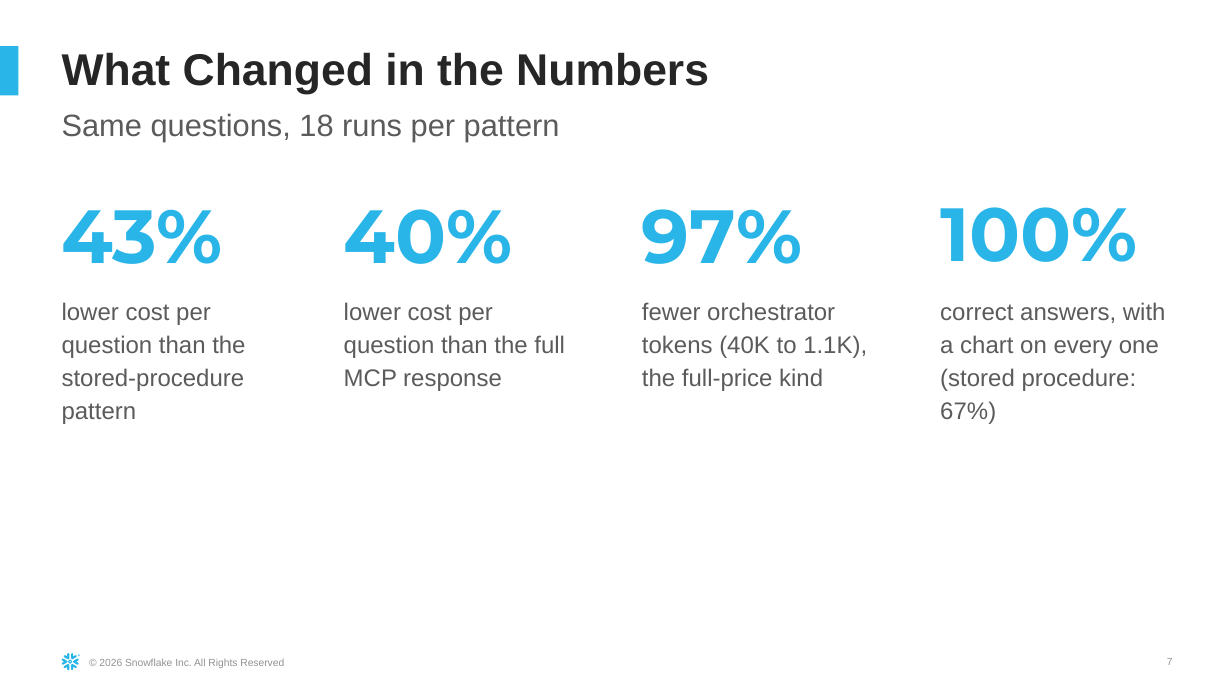
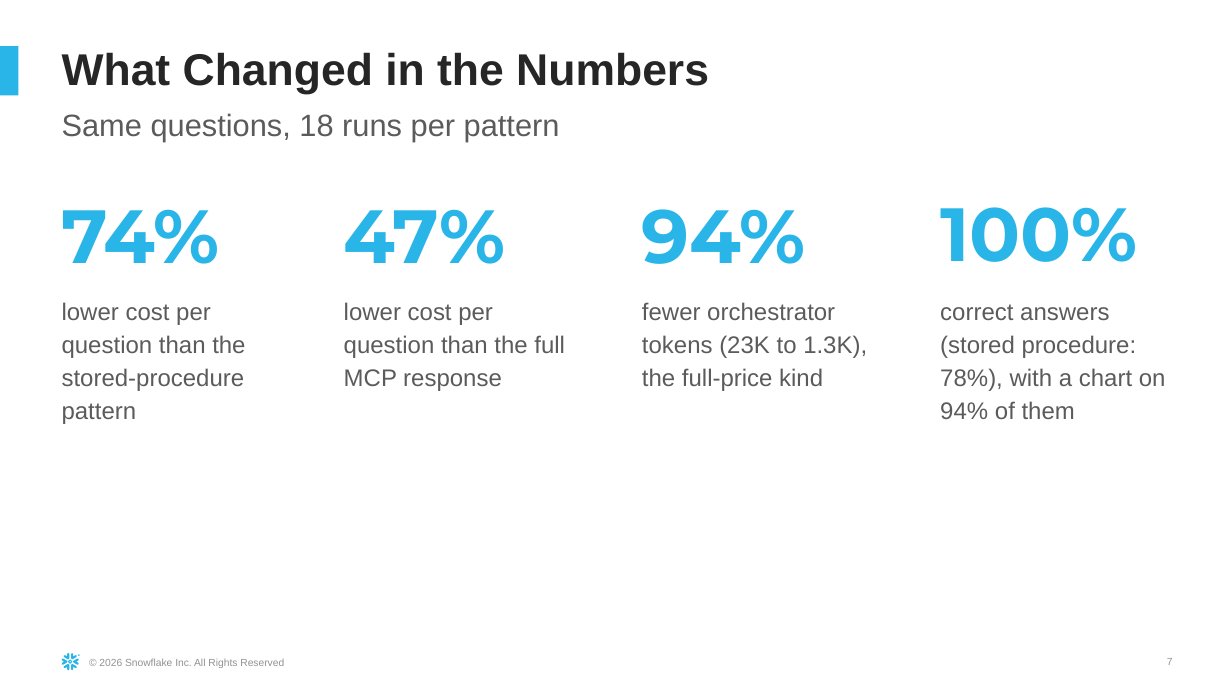
Before and after one commit to sfc-gh-hmassa/cortex-multi-agent-mcp, a slide deck: slide 7 of docs/Multi-Agent_on_Cortex_Agents.pptx. Drawn at 1232x693 pixels with LibreOffice and Linux fonts; fonts in the diff are those of the drawing. Boxes give left, top, right and bottom in pixels: in the first picture for what was removed or moved away, otherwise in the second. Text is boxed around its words. In the diff, an @@ line names an element or a change of style, - is before the commit and + after.

```diff
--- a/docs/Multi-Agent_on_Cortex_Agents.pptx
+++ b/docs/Multi-Agent_on_Cortex_Agents.pptx
@@ text at [62,209,219,264]: text changed @@
-43%
+74%
@@ text at [344,209,506,264]: text changed @@
-40%
+47%
@@ text at [642,209,806,264]: text changed @@
-97%
+94%
@@ text at [642,302,867,391]: text changed @@
-fewer orchestrator tokens (40K to 1.1K), the full-price kind
+fewer orchestrator tokens (23K to 1.3K), the full-price kind
@@ text at [940,304,1166,419]: text changed @@
-correct answers, with a chart on every one (stored procedure: 67%)
+correct answers (stored procedure: 78%), with a chart on 94% of them
```
Also in this commit, not shown: 7 other slides changed, 18 other files.
